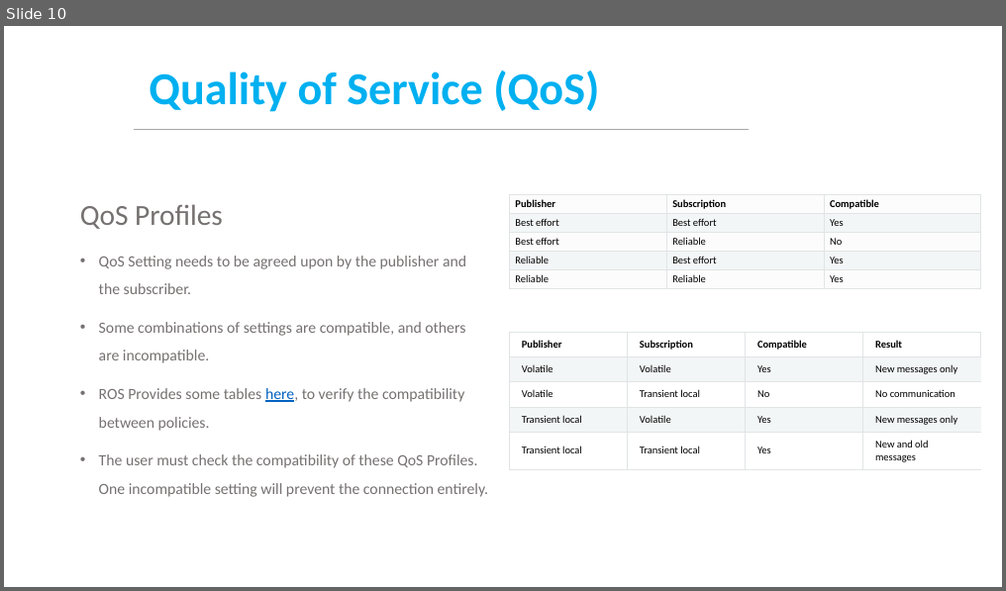
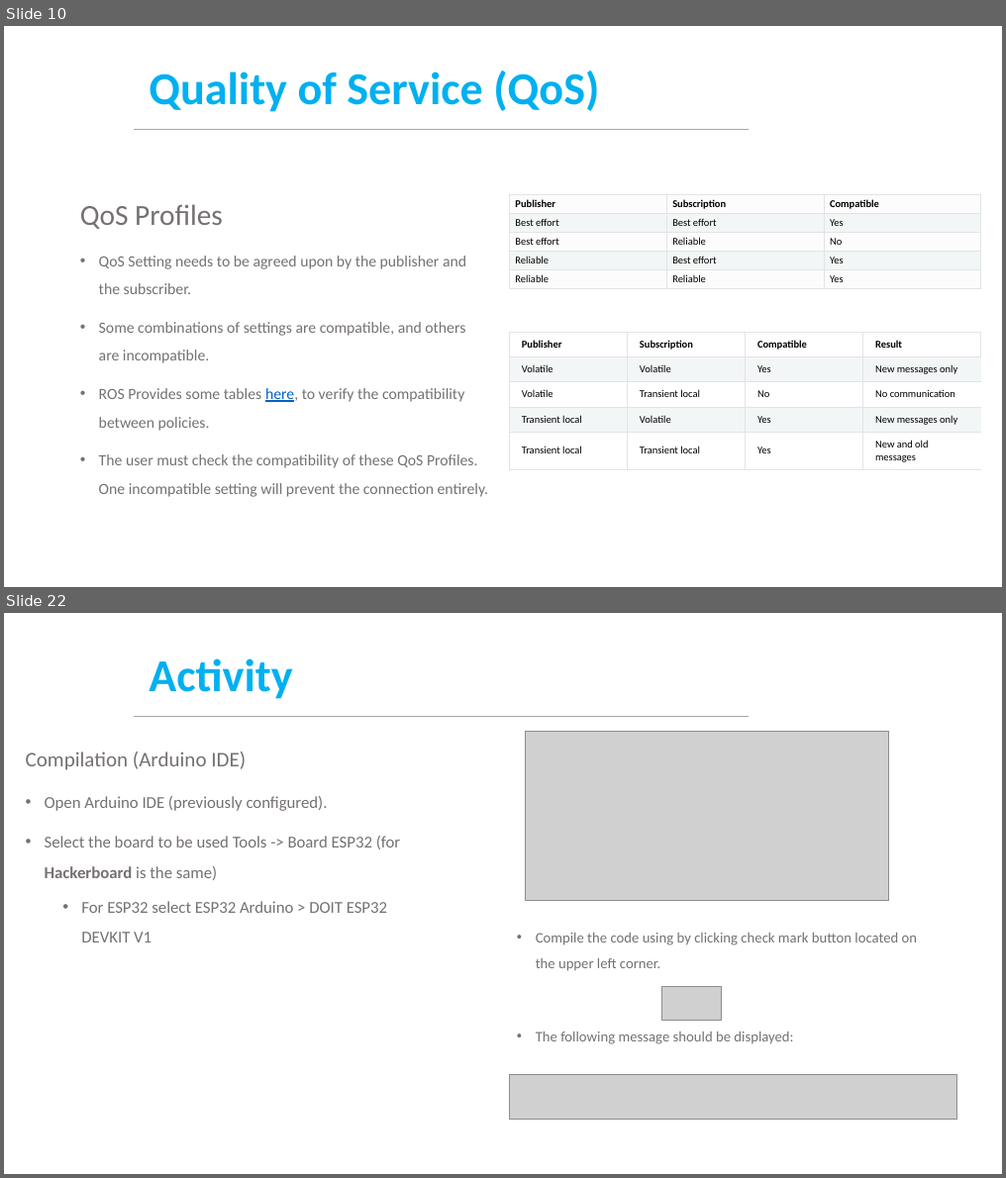
Before and after one commit to felipegarcia130/Ros2, a slide deck: Week 4/MCR2_QoS_ROS.pptx. Shown one above the other, each under a label of ours: slide 10 before the commit, slides 10 and 22 after it; the slides between them are not shown. The pictures are 1006x591 and 1006x1178 pixels, drawn with LibreOffice and Linux fonts; fonts in the diff are those of the drawing; grey boxes stand for pictures; background and template pictures are left out. Boxes give left, top, right and bottom in pixels: in the first picture for what was removed or moved away, otherwise in the second. Text is boxed around its words. In the diff, an @@ line names an element or a change of style, - is before the commit and + after.

```diff
--- a/Week 4/MCR2_QoS_ROS.pptx
+++ b/Week 4/MCR2_QoS_ROS.pptx
@@ slide 22 added at (4, 613, 1002, 1174), background #FFFFFF; not listed: 1 template element that a slide beside it also shows @@
@@ title added at (149, 659, 292, 699), 44 pt, text #00B0F0, bold @@
+Activity
@@ picture added at (526, 731, 889, 900) @@
@@ text added at (26, 752, 401, 943), 16 pt, text #767171 @@
+Compilation (Arduino IDE)
+• Open Arduino IDE (previously configured).
+• Select the board to be used Tools -> Board ESP32 (for Hackerboard is the same)
+  • For ESP32 select ESP32 Arduino > DOIT ESP32 DEVKIT V1
@@ text added at (536, 933, 917, 1045), 14 pt, text #767171 @@
+• Compile the code using by clicking check mark button located on the upper left corner.
+• The following message should be displayed:
@@ picture added at (662, 986, 721, 1020) @@
@@ picture added at (509, 1075, 957, 1119) @@
```
Also in this commit, not shown: 1 slide changed, 27 other slides added, 42 other files.
